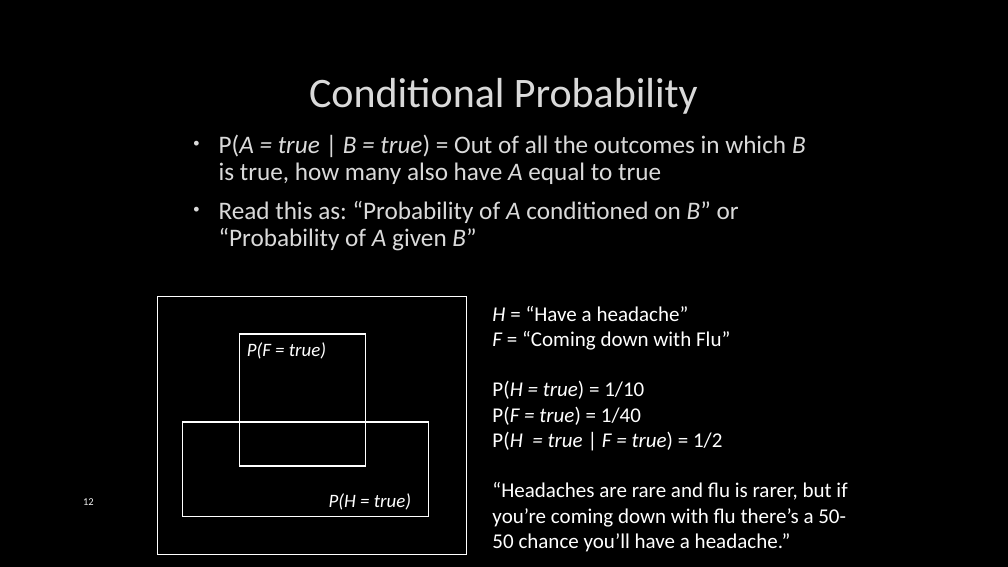
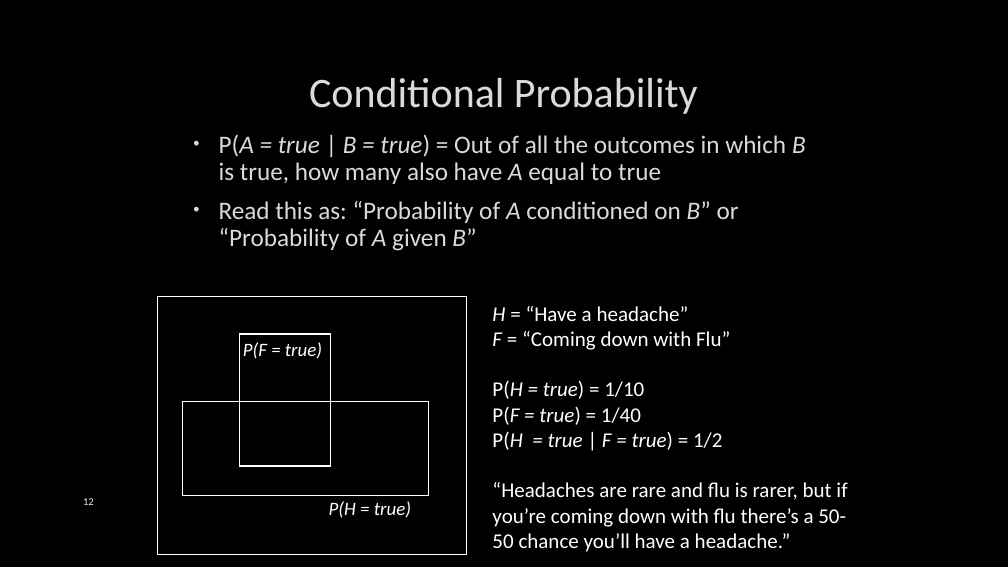
Before and after one commit to markfloryan/AI, a slide deck: slide 12 of slides/08-Uncertainty-BayesNets.pptx. Drawn at 1008x567 pixels with LibreOffice and Linux fonts; fonts in the diff are those of the drawing; background and template pictures are left out. Boxes give left, top, right and bottom in pixels: in the first picture for what was removed or moved away, otherwise in the second. Text is boxed around its words. In the diff, an @@ line names an element or a change of style, - is before the commit and + after.

```diff
--- a/slides/08-Uncertainty-BayesNets.pptx
+++ b/slides/08-Uncertainty-BayesNets.pptx
@@ text "P(F = true)": place and size @@
-text "P(F = true)" at (247, 342, 326, 359)
+text "P(F = true)" at (243, 342, 322, 359)
@@ rectangle: place and size @@
-rectangle at (240, 334, 366, 467)
+rectangle at (240, 334, 331, 467)
@@ rectangle: place and size @@
-rectangle at (183, 422, 429, 516)
+rectangle at (183, 402, 429, 495)
@@ text "P(H = true)": place and size @@
-text "P(H = true)" at (329, 493, 411, 510)
+text "P(H = true)" at (329, 501, 411, 518)
```
Also in this commit, not shown: 3 other slides changed, 18 other files.
